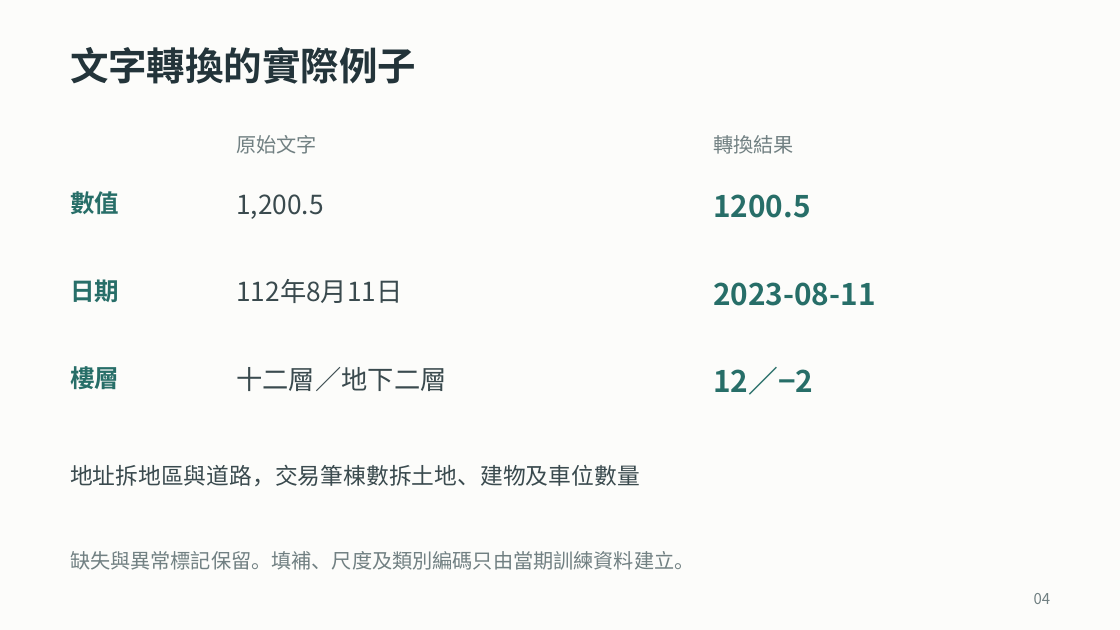
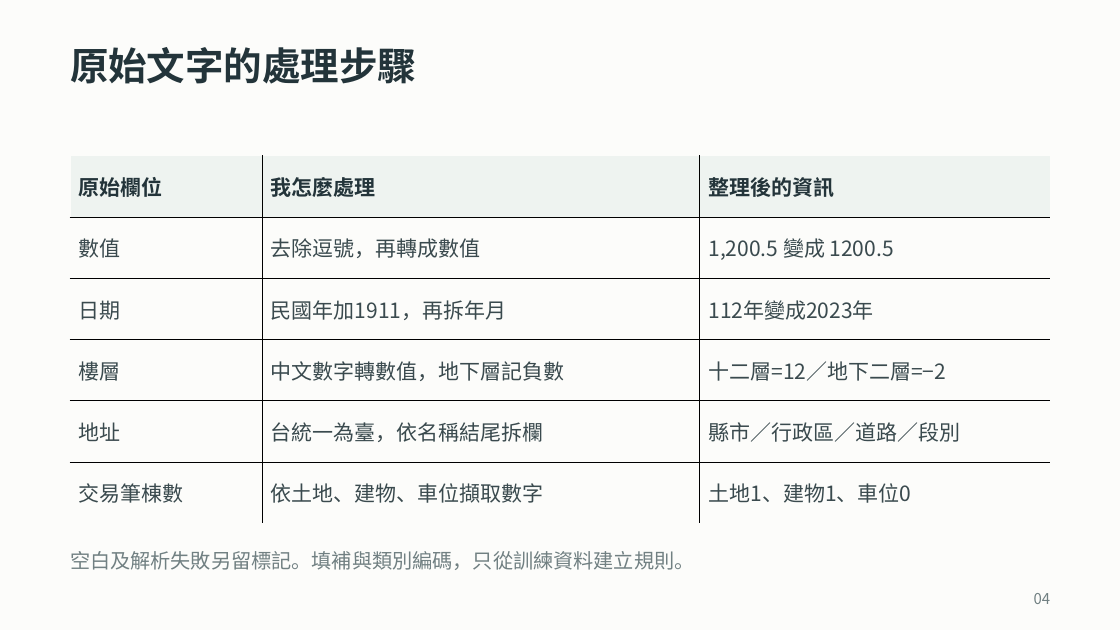
Before and after one commit to ziyi930108/nycu-house-price-regression, a slide deck: slide 4 of teaching/final_presentation/台灣房屋銷售價格預測挑戰賽_上台簡報.pptx. Drawn at 1120x630 pixels with LibreOffice and Linux fonts; fonts in the diff are those of the drawing. Boxes give left, top, right and bottom in pixels: in the first picture for what was removed or moved away, otherwise in the second. Text is boxed around its words. In the diff, an @@ line names an element or a change of style, - is before the commit and + after.

```diff
--- a/teaching/final_presentation/台灣房屋銷售價格預測挑戰賽_上台簡報.pptx
+++ b/teaching/final_presentation/台灣房屋銷售價格預測挑戰賽_上台簡報.pptx
@@ text at (70,47,416,84): text changed @@
-文字轉換的實際例子
+原始文字的處理步驟
@@ text removed at (236,135,317,154) @@
-原始文字
@@ text removed at (713,135,794,154) @@
-轉換結果
@@ table added at (70,155,1050,523), 6 rows, 3 columns @@
+原始欄位 | 我怎麼處理 | 整理後的資訊
+數值 | 去除逗號，再轉成數值 | 1,200.5 變成 1200.5
+日期 | 民國年加1911，再拆年月 | 112年變成2023年
+樓層 | 中文數字轉數值，地下層記負數 | 十二層=12／地下二層=−2
+地址 | 台統一為臺，依名稱結尾拆欄 | 縣市／行政區／道路／段別
+交易筆棟數 | 依土地、建物、車位擷取數字 | 土地1、建物1、車位0
@@ text removed at (70,191,119,214) @@
-數值
@@ text removed at (236,194,324,219) @@
-1,200.5
@@ text removed at (713,194,810,218) @@
-1200.5
@@ text removed at (70,279,119,302) @@
-日期
@@ text removed at (236,279,403,303) @@
-112年8月11日
@@ text removed at (713,282,876,306) @@
-2023-08-11
@@ text removed at (70,362,119,393) @@
-樓層
@@ text removed at (236,367,446,391) @@
-十二層／地下二層
@@ text removed at (713,367,813,395) @@
-12／−2
@@ text removed at (70,465,640,486) @@
-地址拆地區與道路，交易筆棟數拆土地、建物及車位數量
@@ text at (70,551,695,570): text changed @@
-缺失與異常標記保留。填補、尺度及類別編碼只由當期訓練資料建立。
+空白及解析失敗另留標記。填補與類別編碼，只從訓練資料建立規則。
```
Also in this commit, not shown: 5 other slides changed, 3 slides added, 9 slides removed, 25 other files.
